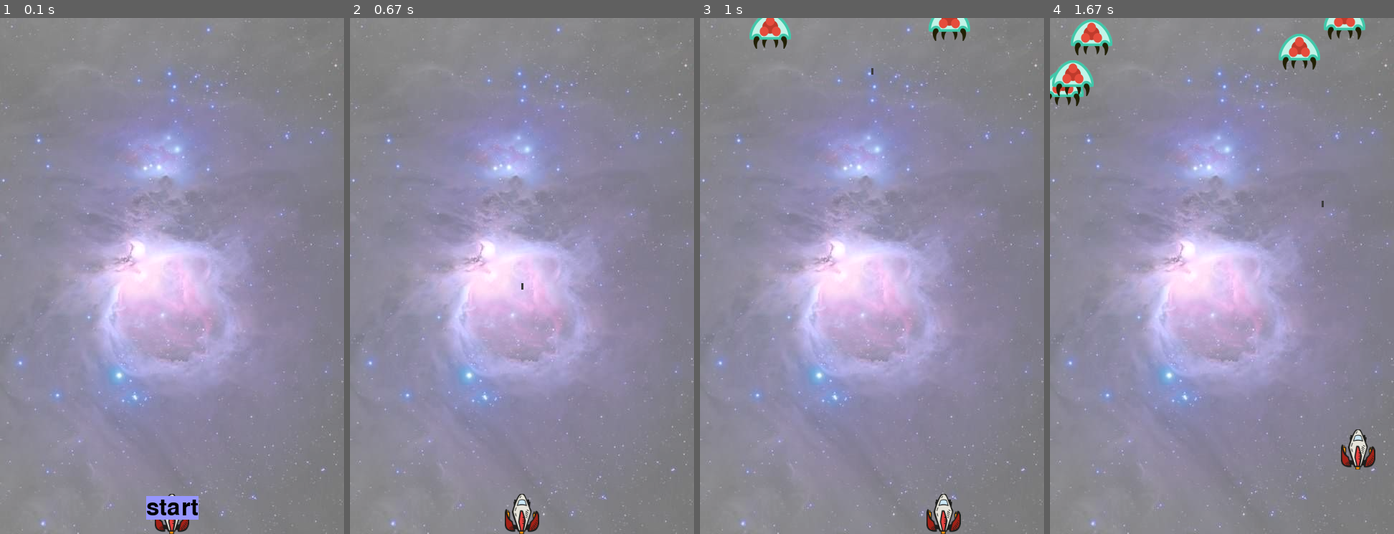
Above: before the commit, frames 1-4 (left to right).
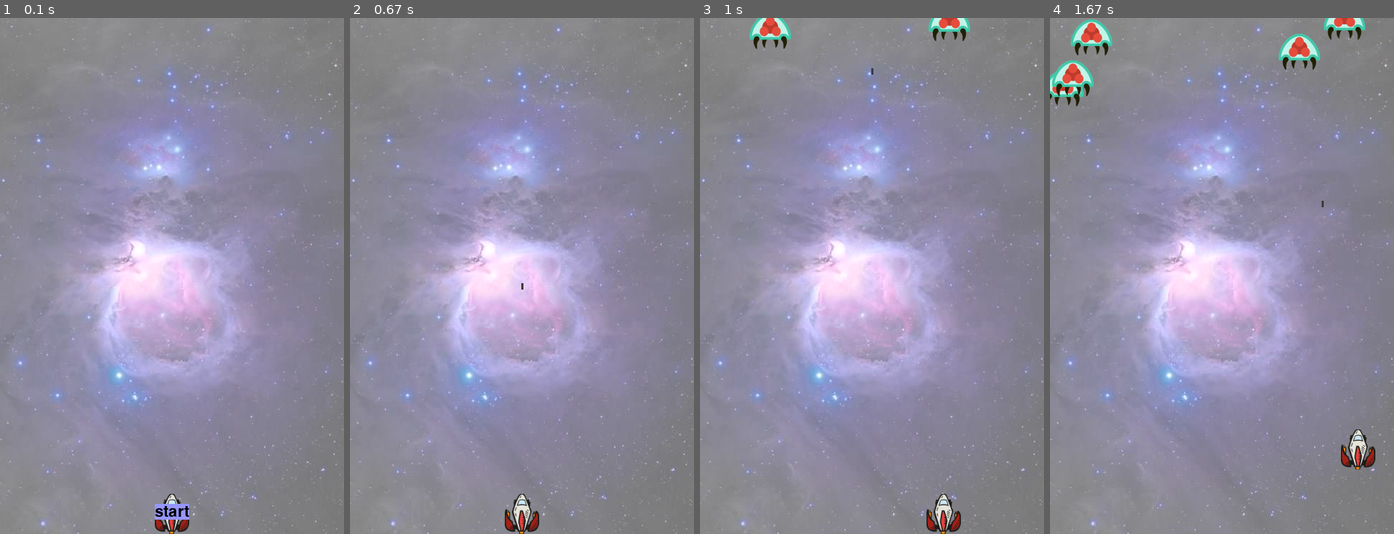
Above: after the commit, the same moments.

Repository: eldoranstars/pygame
Game: pygame game, started from game.py
Two runs of this game, one before a commit and one after it. Both use one fixed random seed, a clock stepped at 60 frames per second and the inputs below.
Inputs:
- Up to frame 1 (0.1 s): no input
- Up to frame 2 (0.67 s): tap Space at 0.33 s
- Up to frame 3 (1 s): hold Right from 0.67 s (still down); tap Space at 0.73 s
- Up to frame 4 (1.67 s): tap Space at 1.03, 1.23, 1.57 s; release Right at 1.13 s; hold Up 1.17-1.47 s; hold Right from 1.5 s (still down)

The runs differ from the first frame. In frame 1, 0.6% of the frame differs, in the area x 42-58%, y 92-98%; in frame 2, nothing differs; in frame 3, nothing differs; in frame 4, nothing differs.

Commit message:
bulletsBugFix

Diff:
--- a/button.py
+++ b/button.py
@@ -7,7 +7,7 @@
         self.button_color = (150, 150, 255)
         self.text_color = (0, 0, 0)
         # Загрузка изображения и получение прямоугольника
-        self.surface = pygame.font.SysFont(None, 48).render(msg, True, self.text_color, self.button_color)
+        self.surface = pygame.font.SysFont(None, 33).render(msg, True, self.text_color, self.button_color)
         self.rect = self.surface.get_rect()
         # Получение изначальных координат изображения
         self.rect.centerx = settings.screen_width / 2
--- a/game_functions.py
+++ b/game_functions.py
@@ -32,7 +32,11 @@
         for alien in aliens:
             if alien.rect.contains(bullet.rect):
                 aliens.remove(alien)
-                bullets.remove(bullet)
+                try:
+                    bullets.remove(bullet)
+                # если пуля попала сразу в два объекта
+                except:
+                    ValueError
         if bullet.rect.bottom < (bullet.start_position - settings.screen_height):
             bullets.remove(bullet)
 
--- a/text.py
+++ /dev/null
@@ -1,16 +0,0 @@
-import pygame
-
-class Text():
-    def __init__(self, settings, screen, textString):
-        # Атрибуты класса
-        self.screen = screen.surface
-        # Загрузка изображения и получение прямоугольника
-        self.surface = pygame.font.SysFont(None, 20).render(textString, True, settings.text_color)
-        self.rect = self.surface.get_rect()
-        # Получение изначальных координат изображения
-        self.rect.centerx = settings.text_center
-        self.rect.bottom = settings.text_bottom
-
-    def blitme(self):
-        # Вывод изображения на экран
-        self.screen.blit(self.surface, self.rect)
